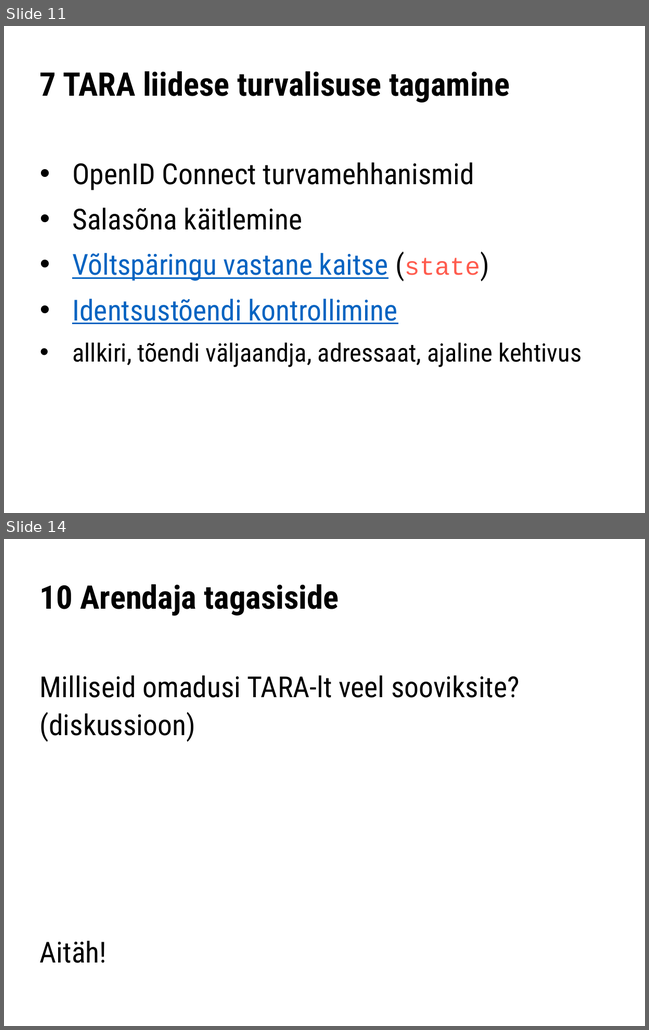
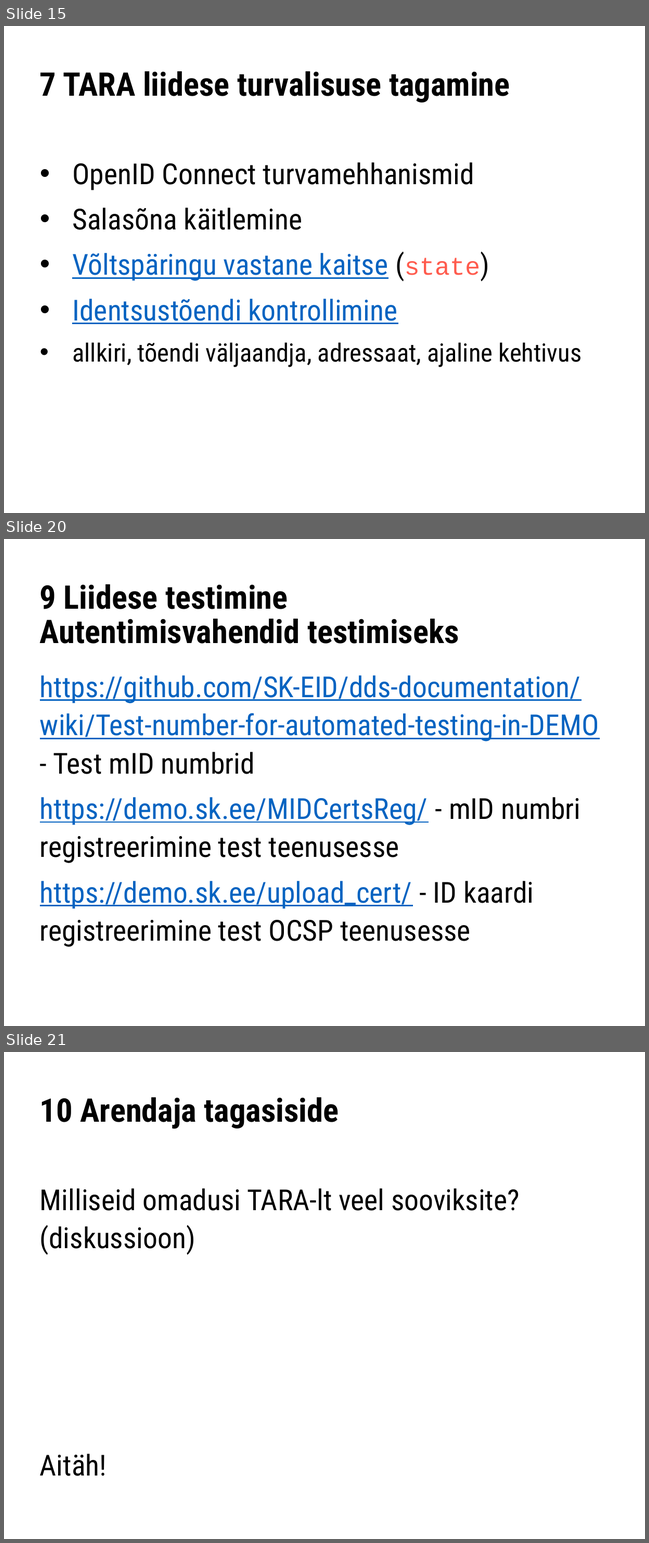
Before and after one commit to e-gov/TARA-Doku, a slide deck: files/TARA-arendajakoolitus.pptx. Shown one above the other, each under a label of ours: slides 11 and 14 before the commit, slides 15, 20 and 21 after it; the slides between them are not shown. The pictures are 649x1030 and 649x1543 pixels, drawn with LibreOffice and Linux fonts; fonts in the diff are those of the drawing. Boxes give left, top, right and bottom in pixels: in the first picture for what was removed or moved away, otherwise in the second. Text is boxed around its words. In the diff, an @@ line names an element or a change of style, - is before the commit and + after.

```diff
--- a/files/TARA-arendajakoolitus.pptx
+++ b/files/TARA-arendajakoolitus.pptx
@@ slide 20 added at (4, 539, 645, 1026), background #FFFFFF @@
@@ title added at (40, 584, 458, 644), 36 pt, text #000000, bold @@
+9 Liidese testimine
+Autentimisvahendid testimiseks
@@ text added at (40, 675, 599, 947), 32 pt, text #0563C1, underline @@
+https://github.com/SK-EID/dds-documentation/wiki/Test-number-for-automated-testing-in-DEMO - Test mID numbrid
+https://demo.sk.ee/MIDCertsReg/ - mID numbri registreerimine test teenusesse
+https://demo.sk.ee/upload_cert/ - ID kaardi registreerimine test OCSP teenusesse
@@ what was slide 11 is now slide 15 @@
@@ what was slide 14 is now slide 21 @@
```
Also in this commit, not shown: 5 slides changed, 6 other slides added, 2 other files.
